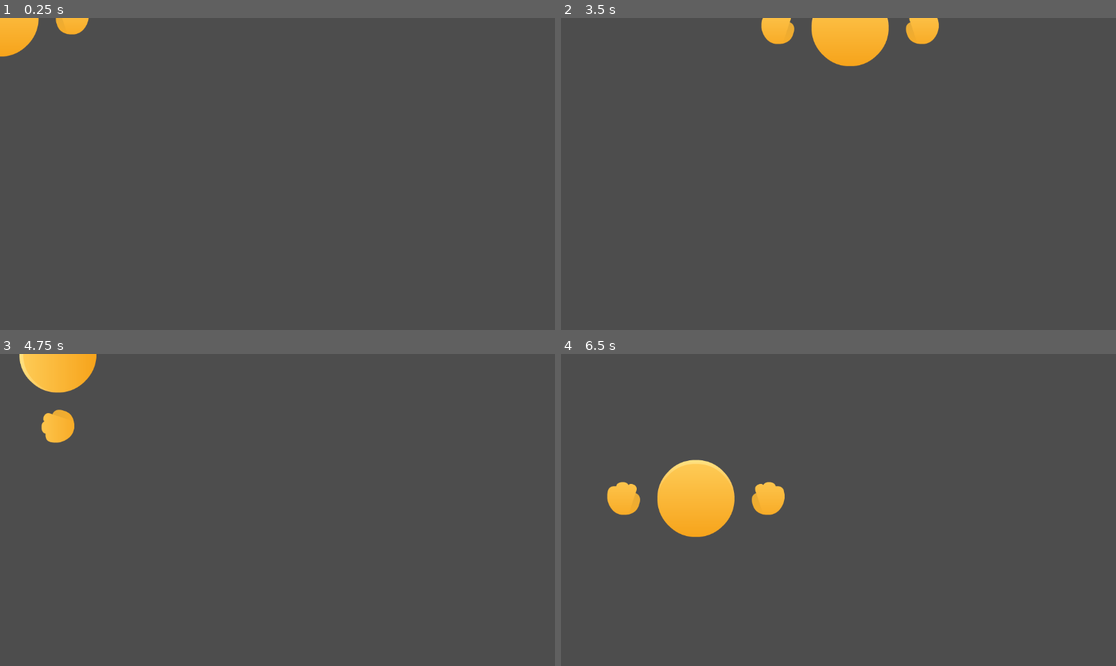
Above: before the commit, frames 1-4 (two rows, left to right).
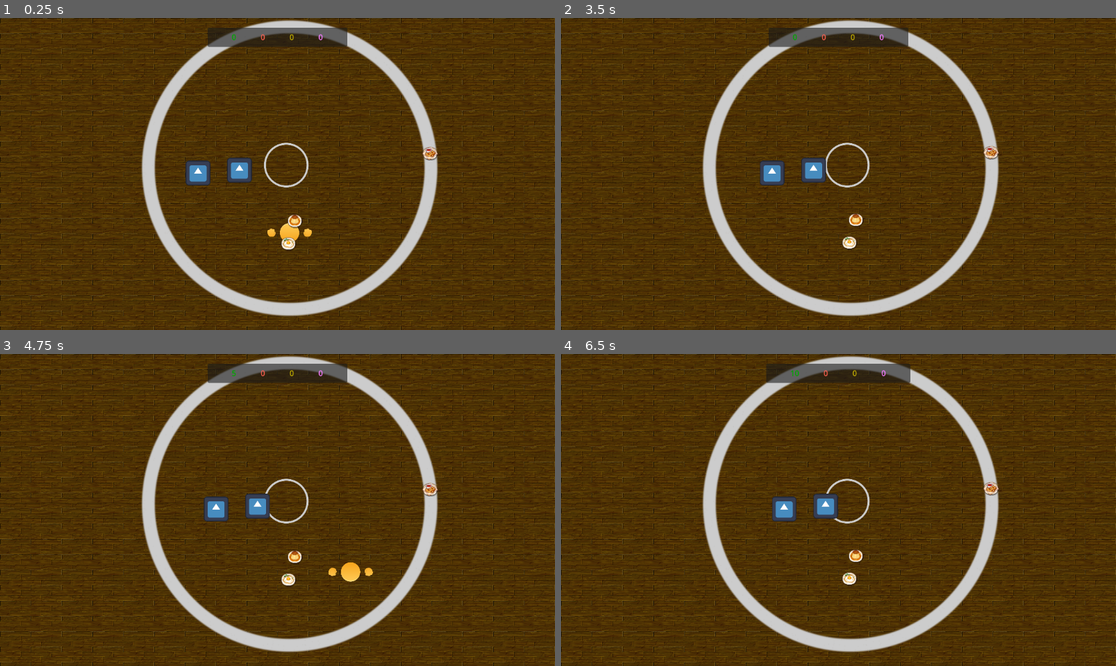
Above: after the commit, the same moments.

Repository: louiidev/ggj24_sumo
Game: Godot game, scene res://Scenes/main.tscn
Same seed, same stepped clock (60 frames per second), same inputs: the game is played once before the commit and once after it. Before the commit the project starts from res://Scenes/Player.tscn. The engine's default icon, where the game draws it, is replaced by a stand-in: a white triangle on a blue panel in a dark square.
Inputs:
- Up to frame 1 (0.25 s): no input
- Up to frame 2 (3.5 s): hold D (right) 0.53-1.28 s; tap Down (look_down) at 0.6 s; tap Left (look_left) at 0.8, 1.35 s; hold S (down) 1.28-2.03 s; tap Right (look_right) at 1.55, 2.1 s; hold D (right) 2.03-2.78 s; tap Up (look_up) at 2.3, 2.85 s; hold W (up) from 2.78 s (still down); tap Space (tackle, bound only after the commit) at 3.05 s
- Up to frame 3 (4.75 s): release W (up) at 3.53 s; hold A (left) from 3.53 s (still down); tap Space (tackle, bound only after the commit) at 3.6 s; tap Down (look_down) at 3.8, 4.35 s; tap Left (look_left) at 4.55 s
- Up to frame 4 (6.5 s): release A (left) at 5.03 s; hold S (down) 5.03-5.78 s; tap Left (look_left) at 5.1 s; tap Right (look_right) at 5.3, 5.85 s; hold D (right) from 5.78 s (still down); tap Up (look_up) at 6.05 s

The runs differ from the first frame. In frame 1, 99% of the frame differs, in the area x 0-100%, y 0-100%; in frame 2, 99%; in frame 3, 99%; in frame 4, 99%.

Commit message:
Add player to main scene

Diff:
--- a/Scenes/Player.gd
+++ b/Scenes/Player.gd
@@ -1,6 +1,8 @@
 extends CharacterBody2D
 
-@export var speed = 400
+@export var playerNum = 0
+@export var moveSpeed:float = 400
+@export var tackleSpeed:float = 16000
 
 # Called when the node enters the scene tree for the first time.
 func _ready():
@@ -8,8 +10,17 @@
 
 func get_input():
 	var input_direction = Input.get_vector("left", "right", "up", "down")
-	var look_direction = Input.get_vector("look_down","look_up","look_left", "look_right")
-	velocity = input_direction * speed
+	var look_direction = Input.get_vector(
+		"look_left",
+		"look_right",
+		"look_up",
+		"look_down")
+
+	if Input.is_action_just_pressed("tackle"):
+		velocity = look_direction * tackleSpeed
+	else:
+		velocity = input_direction * moveSpeed
+
 	look_at(position + look_direction.normalized())
 
 func _physics_process(delta):
--- a/Scenes/Player.tscn
+++ b/Scenes/Player.tscn
@@ -6,7 +6,8 @@
 
 [sub_resource type="CircleShape2D" id="CircleShape2D_kk4rx"]
 
-[node name="Node2D" type="CharacterBody2D"]
+[node name="Player" type="CharacterBody2D"]
+scale = Vector2(0.25, 0.25)
 script = ExtResource("1_ut18v")
 
 [node name="RightHand" type="Sprite2D" parent="."]
--- a/Scenes/main.tscn
+++ b/Scenes/main.tscn
@@ -6,6 +6,7 @@
 [ext_resource type="PackedScene" uid="uid://c1aa4vl6psaxn" path="res://Scenes/king_of_the_hill.tscn" id="2_fj1ka"]
 [ext_resource type="Texture2D" uid="uid://c2vxlcxi73v46" path="res://images/paint circle.png" id="3_fpuyr"]
 [ext_resource type="PackedScene" uid="uid://buv8l4xkew1po" path="res://Scenes/test_player.tscn" id="3_o8udx"]
+[ext_resource type="PackedScene" uid="uid://dm0ygsrgxenrw" path="res://Scenes/Player.tscn" id="6_nwdld"]
 
 [sub_resource type="TileSetAtlasSource" id="TileSetAtlasSource_w8twd"]
 texture = ExtResource("2_bl537")
@@ -37,7 +38,14 @@
 
 [node name="TestPlayer" parent="." instance=ExtResource("3_o8udx")]
 position = Vector2(495, 316)
+up_direction = Vector2(0.707107, 0.707107)
 
 [node name="TestPlayer2" parent="." instance=ExtResource("3_o8udx")]
 position = Vector2(409, 322)
+up_direction = Vector2(0.707107, 0.707107)
 playerNum = 2
+
+[node name="Player" parent="." instance=ExtResource("6_nwdld")]
+position = Vector2(601, 446)
+playerNum = 0
+tackleSpeed = 16000.0
--- a/project.godot
+++ b/project.godot
@@ -11,7 +11,7 @@
 [application]
 
 config/name="ggj24_sumo"
-run/main_scene="res://Scenes/Player.tscn"
+run/main_scene="res://Scenes/main.tscn"
 config/features=PackedStringArray("4.2", "Forward Plus")
 config/icon="res://icon.svg"
 
@@ -23,11 +23,6 @@
 
 project/assembly_name="ggj24_sumo"
 
-[layer_names]
-
-2d_physics/layer_1="Sums"
-2d_physics/layer_2="Powerups"
-2d_physics/layer_3="Obsticles"
 [input]
 
 left={
@@ -70,3 +65,14 @@
 "events": [Object(InputEventKey,"resource_local_to_scene":false,"resource_name":"","device":-1,"window_id":0,"alt_press …(182 unchanged characters)…
 ]
 }
+tackle={
+"deadzone": 0.5,
+"events": [Object(InputEventKey,"resource_local_to_scene":false,"resource_name":"","device":-1,"window_id":0,"alt_pressed":false,"shift_pressed":false,"ctrl_pressed":false,"meta_pressed":false,"pressed":false,"keycode":0,"physical_keycode":32,"key_label":0,"unicode":32,"echo":false,"script":null)
+]
+}
+
+[layer_names]
+
+2d_physics/layer_1="Sums"
+2d_physics/layer_2="Powerups"
+2d_physics/layer_3="Obsticles"
Not shown: 1 places in Scenes/main.tscn that only renumber resources
